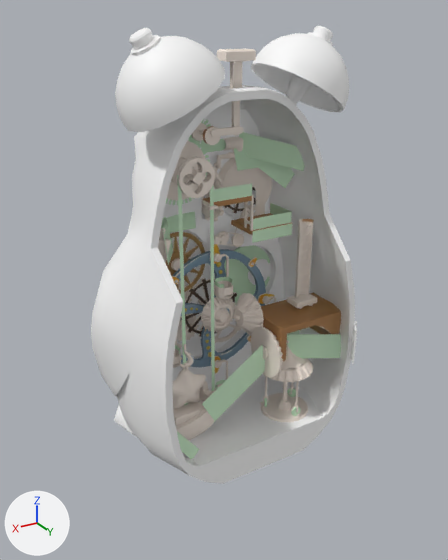
The FBX model Assets/Meshes/Penguin.fbx, before and after one commit.
Both versions are drawn from a camera (50 mm lens) standing at (0.617, 0.977, 0.883) and looking at (0.034, 0.005, 0.397). Every picture has the same lights, and +X, +Y and +Z are marked at lower left. Where no turn or scale is listed for an object, it has been applied to the vertices.

Script lines for the objects in view, before the commit:
```python
me_mesh_053 = bpy.data.meshes.new('Mesh.053')
me_mesh_053.from_pydata([(-0.0595, 0.047, 0.0046), (0.0492, -0.045, 0.0364), (-0.0484, 0.0449, -0.0393), (0.0602, -0.0471, -0.0075)], [], [(0, 1, 3, 2)])
me_mesh_053.materials.append(mat_cutoutmat)  # white #d0f0ce
me_mesh_217 = bpy.data.meshes.new('Mesh.217')
me_mesh_217.from_pydata(...)  # 1002 vertices, 1102 faces; spans x -0.289..0.289, y -0.306..0.116, z 0.0..0.762
me_mesh_217.materials.append(mat_outtermat)  # white #ffffff
me_mesh_225 = bpy.data.meshes.new('Mesh.225')
me_mesh_225.from_pydata(...)  # 302 vertices, 304 faces; spans x -22.2..22.2, y -38.0..38.0, z -14.8..14.0
me_mesh_225.materials.append(mat_outtermat)  # white #ffffff
ob_backshell = bpy.data.objects.new('BackShell', me_mesh_225)
ob_backshell.parent = ob_backshellmodel
ob_backshell.location = (0.0, 37.96, -17.55)
ob_backshell.hide_viewport = True
ob_body = bpy.data.objects.new('Body', me_mesh_217)
ob_body.location = (0.0, 0.0, 0.0)
ob_flag2 = bpy.data.objects.new('flag2', me_mesh_053)
ob_flag2.location = (-0.122, -0.064, 0.625)
# also in view: 'Gear30' at (-0.044, -0.035, 0.281); 'Gear42' at (0.08, -0.112, 0.401); 'Gear20' at (-0.051, 0.043, 0.228); 'Gear41' at (0.002, -0.112, 0.282); 'Platform' at (-0.158, 0.014, 0.251)
```
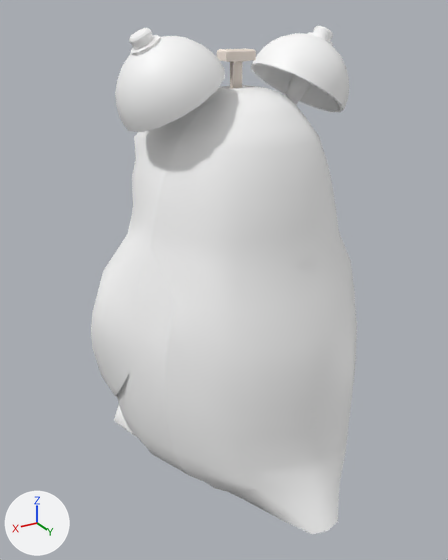
The change, as a diff of the scene's bpy script:
```diff
--- a/Assets/Meshes/Penguin.fbx.py
+++ b/Assets/Meshes/Penguin.fbx.py
@@ ob_backshell @@
 ob_backshell.location = (0.0, 37.96, -17.55)
-ob_backshell.hide_viewport = True
```

Changed parts and their boxes (x1, y1, x2, y2) in the pictures (448 x 560 px):
'BackShell', shown: after (151, 90, 356, 534)
'Body', unchanged, covered by the edit: before (91, 85, 355, 484); after (91, 85, 286, 475)
'Base.001', unchanged, covered by the edit: before (172, 249, 266, 367)
'Platform', unchanged, covered by the edit: before (261, 292, 341, 361)
'flag0', unchanged, covered by the edit: before (202, 345, 265, 421)
